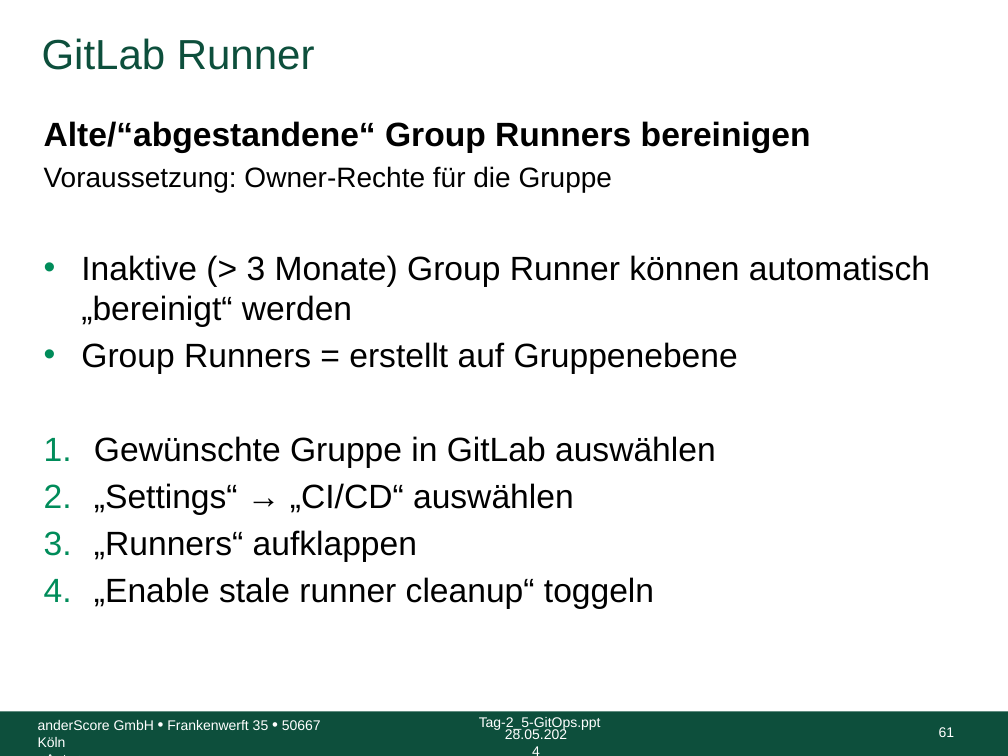
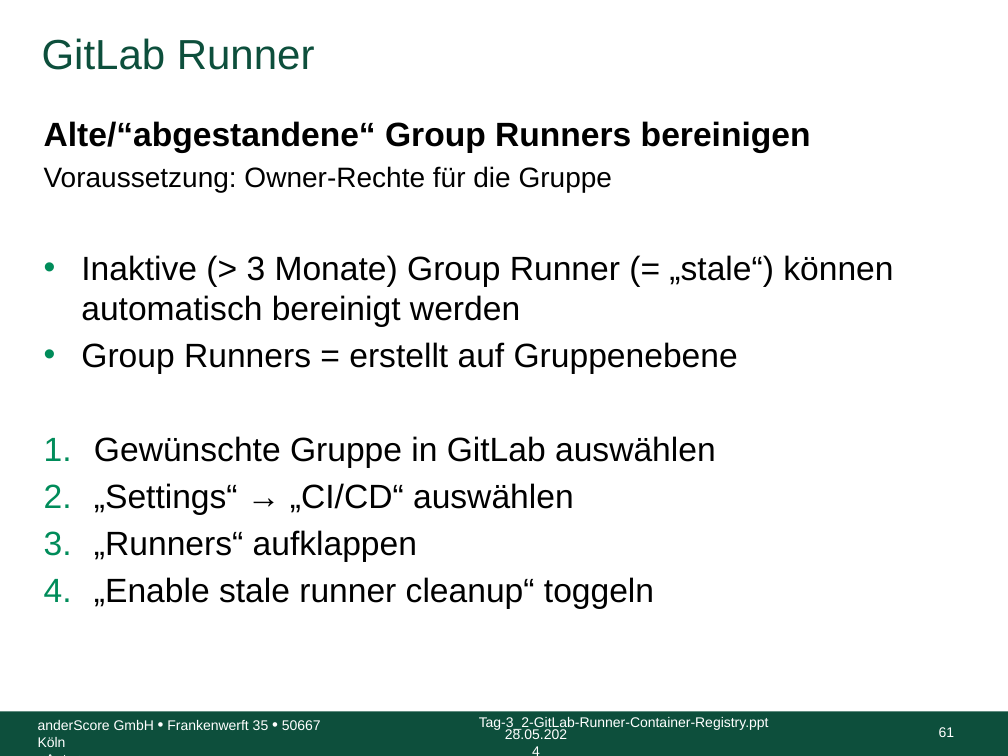
Before and after one commit to anderscore-gmbh/gitlab, a slide deck: slide 61 of slides/Tag-3_2-GitLab-Runner-Container-Registry.pptx. Drawn at 1008x756 pixels with LibreOffice and Linux fonts; fonts in the diff are those of the drawing; background and template pictures are left out. Boxes give left, top, right and bottom in pixels: in the first picture for what was removed or moved away, otherwise in the second. Text is boxed around its words. In the diff, an @@ line names an element or a change of style, - is before the commit and + after.

Commit message:
Tag-3_2: Keine Ahnung. Irgendwas zu Runners vermutlich. Project Runners. Und jede Menge an Fragen.

```diff
--- a/slides/Tag-3_2-GitLab-Runner-Container-Registry.pptx
+++ b/slides/Tag-3_2-GitLab-Runner-Container-Registry.pptx
@@ text at (x1=81, y1=255, x2=893, y2=327): text changed @@
-• Inaktive (> 3 Monate) Group Runner können automatisch „bereinigt“ werden
+• Inaktive (> 3 Monate) Group Runner (= „stale“) können automatisch bereinigt werden
@@ text at (x1=479, y1=717, x2=769, y2=730): text changed @@
-Tag-2_5-GitOps.ppt
+Tag-3_2-GitLab-Runner-Container-Registry.ppt
```
Also in this commit, not shown: 76 other slides changed, 3 slides added.
